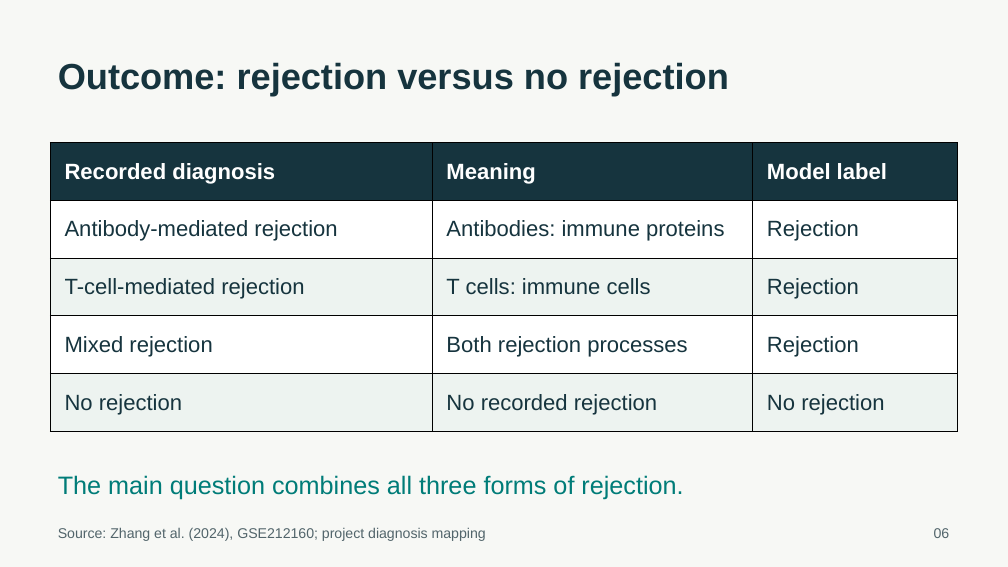
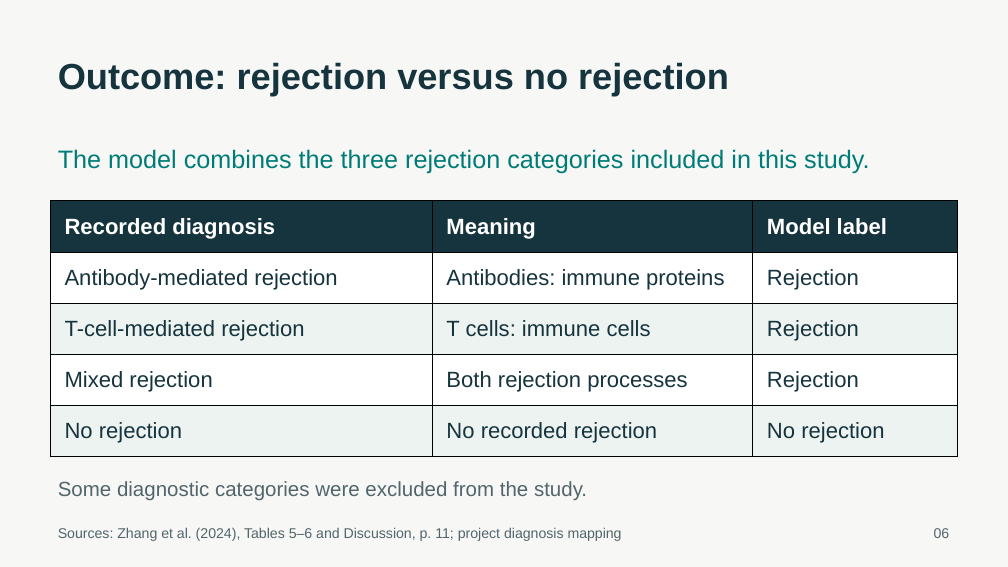
Before and after one commit to ca34525/Kidney-Biopsy-Rejection-Classifier, a slide deck: slide 6 of presentation/unos_kidney_biopsy.pptx. Drawn at 1008x567 pixels with LibreOffice and Linux fonts; fonts in the diff are those of the drawing. Boxes give left, top, right and bottom in pixels: in the first picture for what was removed or moved away, otherwise in the second. Text is boxed around its words. In the diff, an @@ line names an element or a change of style, - is before the commit and + after.

```diff
--- a/presentation/unos_kidney_biopsy.pptx
+++ b/presentation/unos_kidney_biopsy.pptx
@@ text added at (58, 149, 869, 174), 24 pt, text #007C78 @@
+The model combines the three rejection categories included in this study.
@@ table: place and size @@
-table at (51, 143, 958, 432)
+table at (51, 201, 958, 457)
@@ text removed at (58, 475, 683, 500) @@
-The main question combines all three forms of rejection.
@@ text added at (58, 481, 587, 500), 19.5 pt, text #52656B @@
+Some diagnostic categories were excluded from the study.
@@ text at (58, 527, 622, 541): text changed @@
-Source: Zhang et al. (2024), GSE212160; project diagnosis mapping
+Sources: Zhang et al. (2024), Tables 5–6 and Discussion, p. 11; project diagnosis mapping
```
Also in this commit, not shown: 4 other slides changed, 13 other files.
